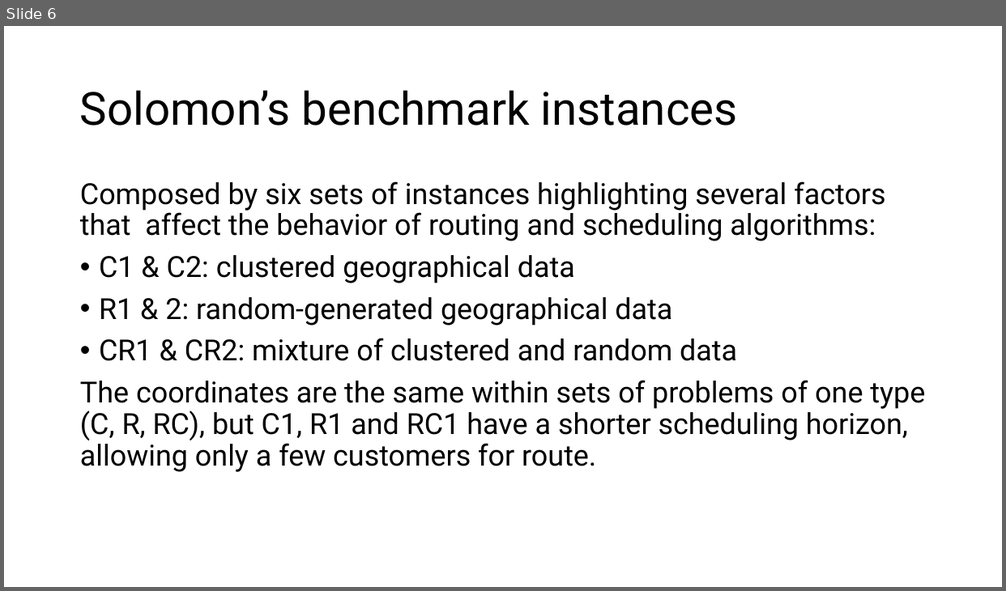
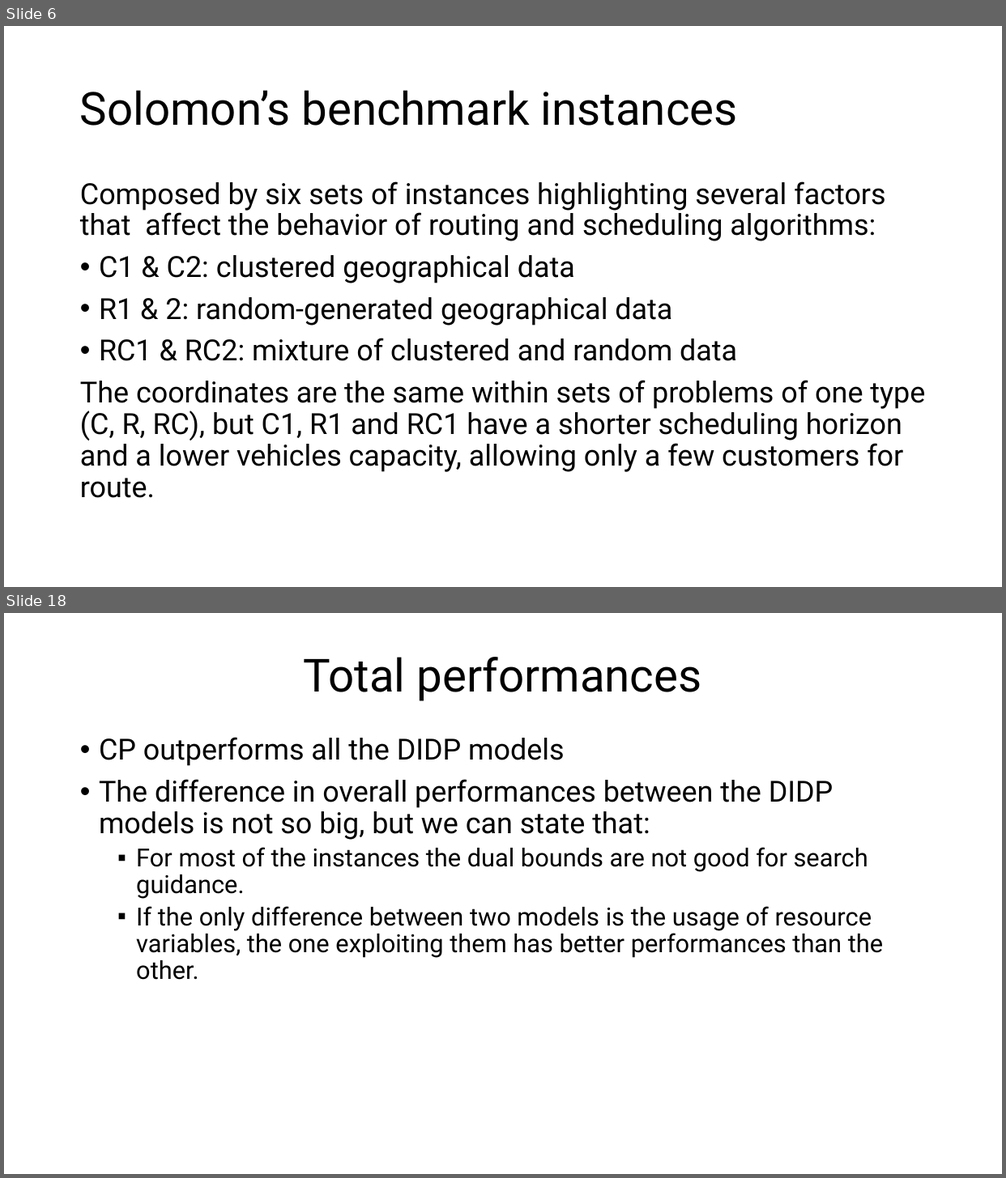
Before and after one commit to FabioGiordana/DIDP-On-Routing-Problems, a slide deck: cvrptw/CVRP-TW.pptx. Shown one above the other, each under a label of ours: slide 6 before the commit, slides 6 and 18 after it; the slides between them are not shown. The pictures are 1006x591 and 1006x1178 pixels, drawn with LibreOffice and Linux fonts; fonts in the diff are those of the drawing. Boxes give left, top, right and bottom in pixels: in the first picture for what was removed or moved away, otherwise in the second. Text is boxed around its words. In the diff, an @@ line names an element or a change of style, - is before the commit and + after.

```diff
--- a/cvrptw/CVRP-TW.pptx
+++ b/cvrptw/CVRP-TW.pptx
@@ slide 18 added at box(4, 613, 1002, 1174), background #FFFFFF @@
@@ title added at box(304, 657, 702, 701), 44 pt, text #000000 @@
+Total performances
@@ text added at box(99, 737, 883, 980), 24 pt, text #000000 @@
+• CP outperforms all the DIDP models
+• The difference in overall performances between the DIDP models is not so big, but we can state that:
+  ▪ For most of the instances the dual bounds are not good for search guidance.
+  ▪ If the only difference between two models is the usage of resource variables, the one exploiting them has better performances than the other.
@@ slide 6 changed as well @@
@@ text at box(80, 338, 925, 498): text changed @@
-• CR1 & CR2: mixture of clustered and random data
-The coordinates are the same within sets of problems of one type (C, R, RC), but C1, R1 and RC1 have a shorter scheduling horizon, allowing only a few customers for route.
+• RC1 & RC2: mixture of clustered and random data
+The coordinates are the same within sets of problems of one type (C, R, RC), but C1, R1 and RC1 have a shorter scheduling horizon and a lower vehicles capacity, allowing only a few customers for route.
```
Also in this commit, not shown: 1 other slide changed, 11 other slides added, 39 other files.
